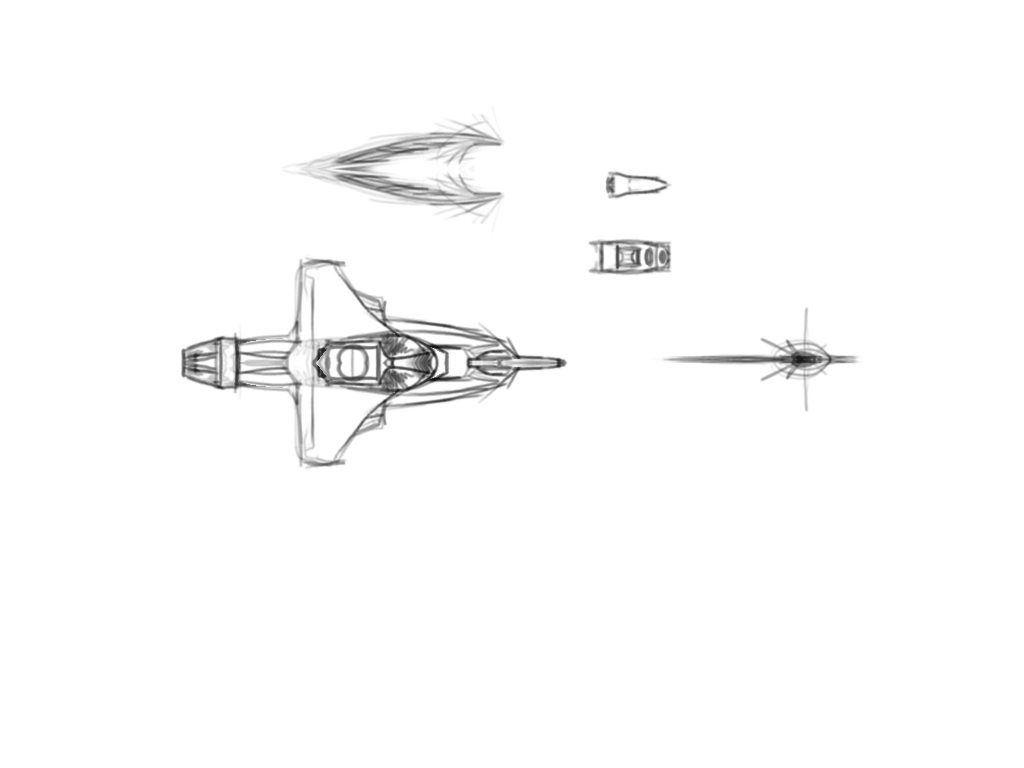
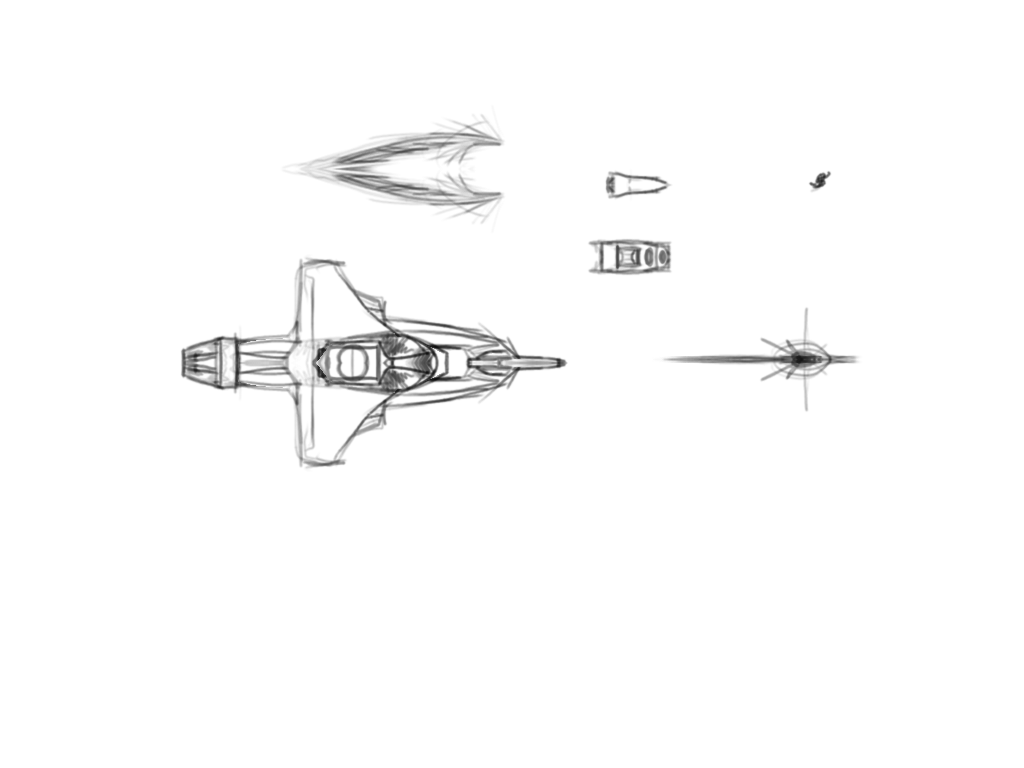
Before/after of a (1024, 768) layered artwork. What changed in the layer stack:
added layer "frag" above "launcher" over [808, 170, 832, 193]
